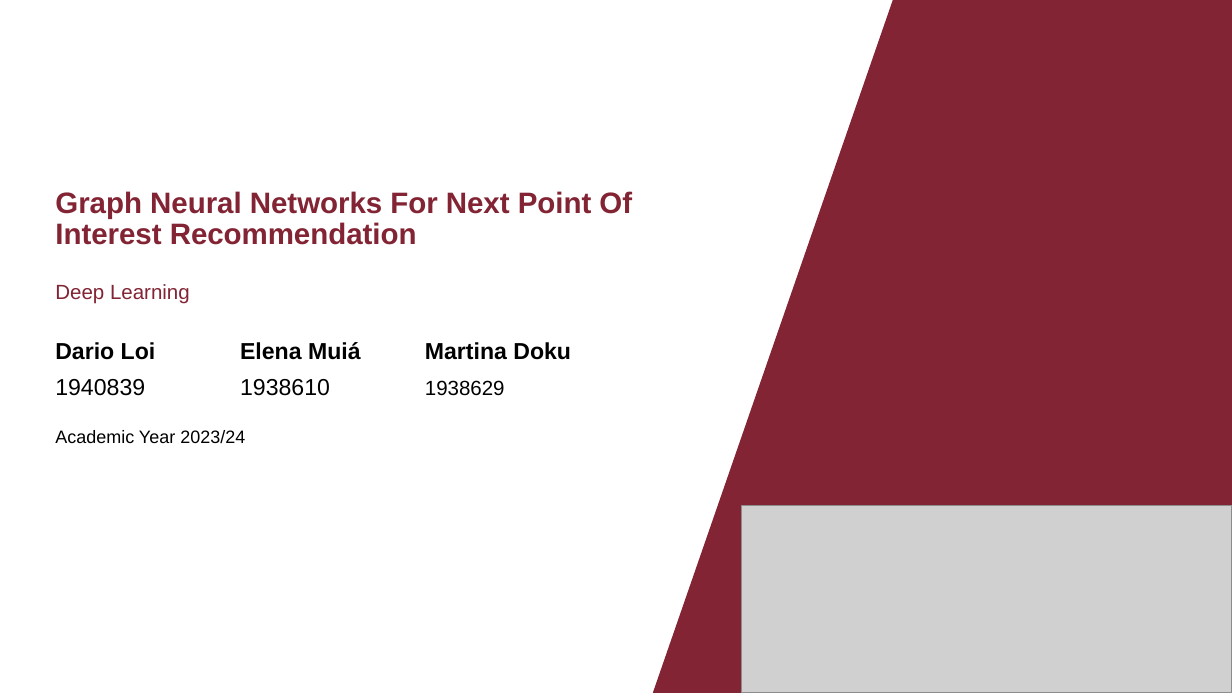
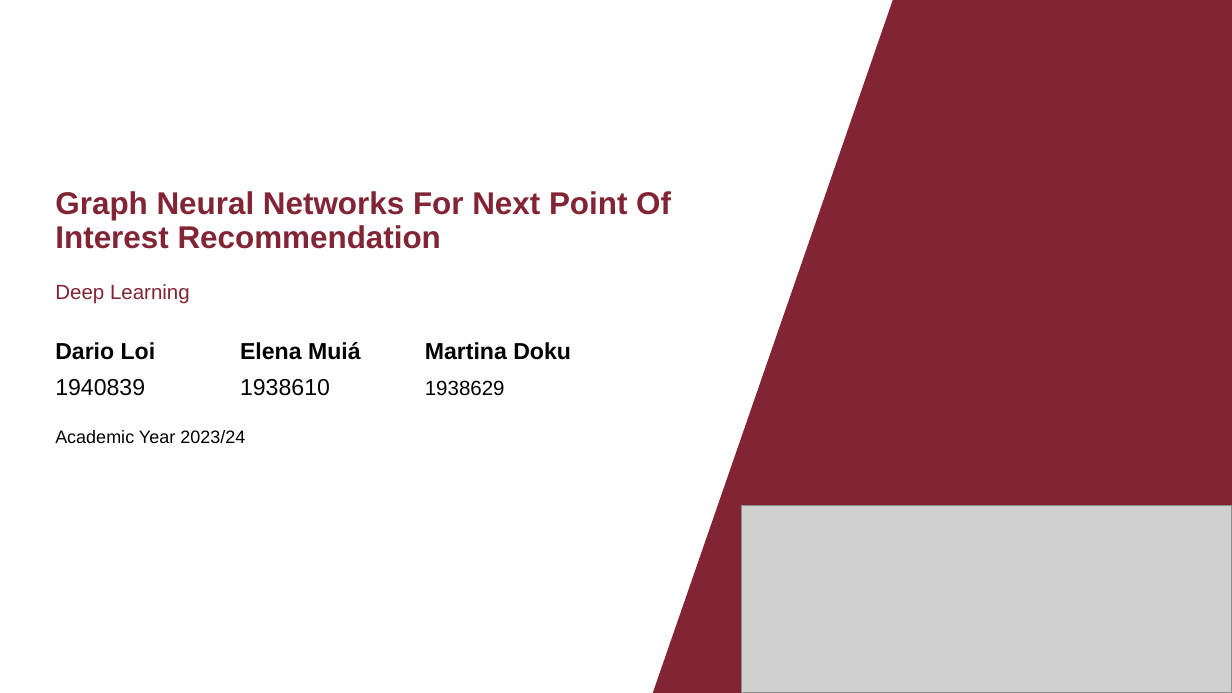
Before and after one commit to dario-loi/foursquare, a slide deck: slide 1 of presentation.pptm. Drawn at 1232x693 pixels with LibreOffice and Linux fonts; fonts in the diff are those of the drawing; grey boxes stand for pictures. Boxes give left, top, right and bottom in pixels: in the first picture for what was removed or moved away, otherwise in the second. Text is boxed around its words. In the diff, an @@ line names an element or a change of style, - is before the commit and + after.

Commit message:
Further changes on graphs

```diff
--- a/presentation.pptm
+++ b/presentation.pptm
@@ freeform shape at box(654, 0, 1232, 693): outline redrawn @@
@@ title "Graph Neural Networks For Next ..." at box(55, 191, 671, 249): size 22.9 to 24.5 pt @@
```
Also in this commit, not shown: 4 other slides changed.
